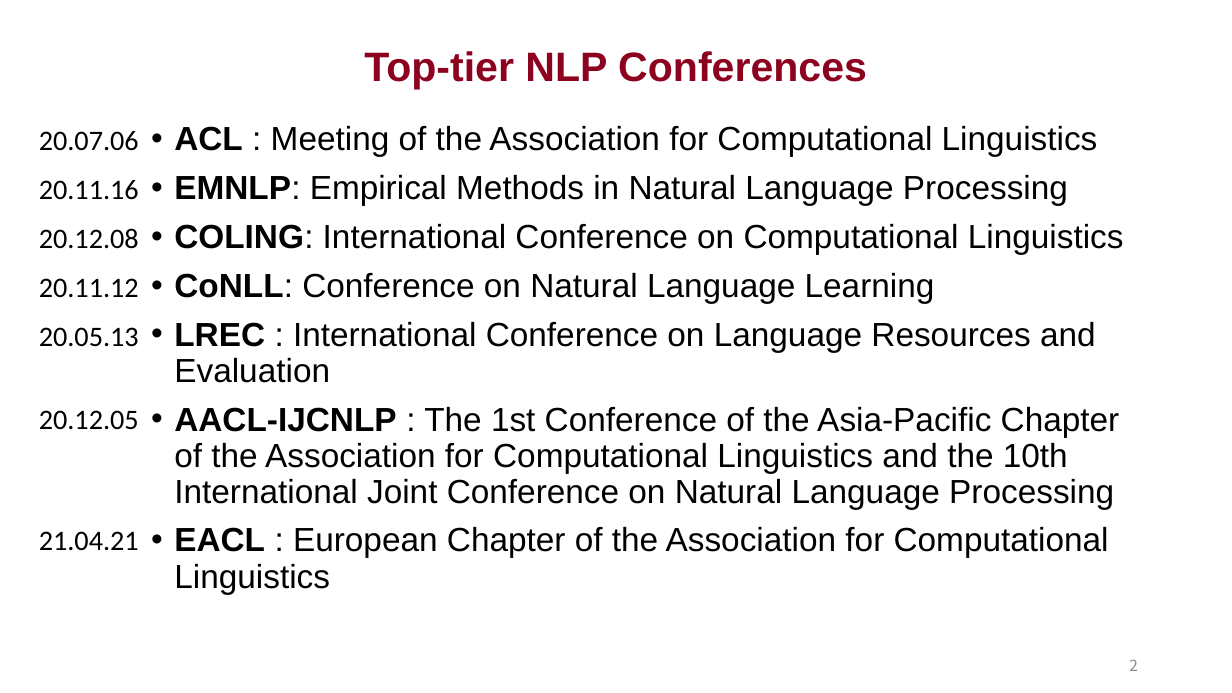
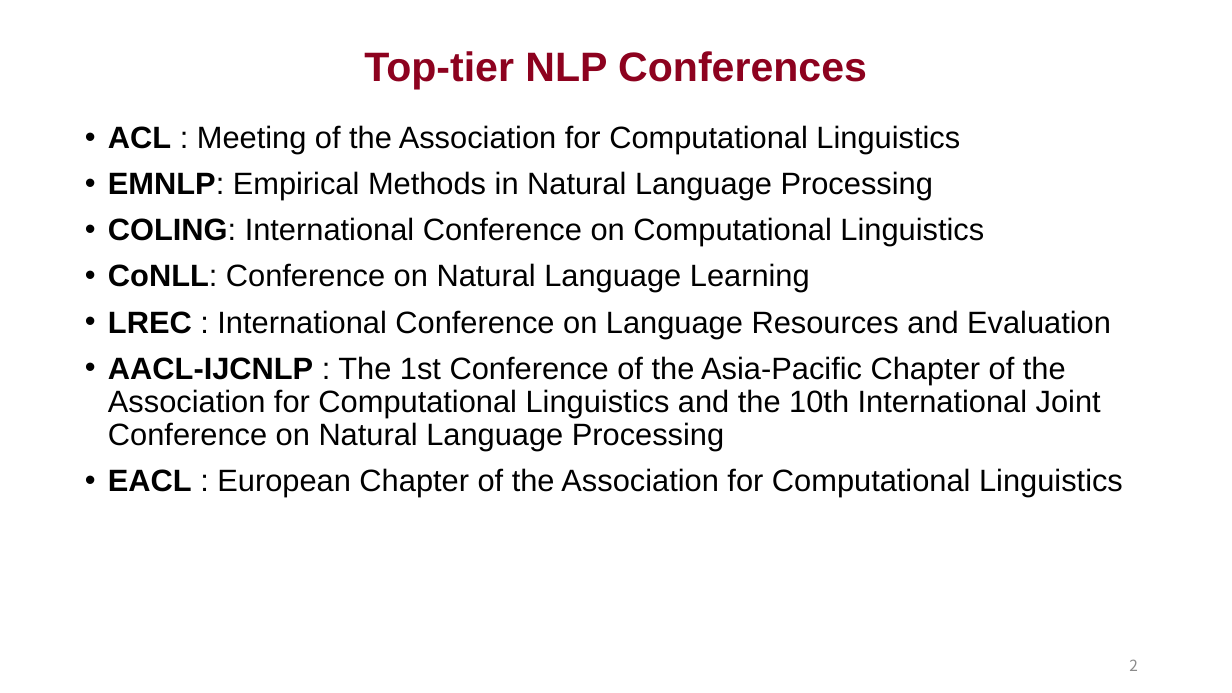
Before and after one commit to whitepurple/Simple-NGram, a slide deck: slide 2 of Title analysis of top-tier conference accepted papers.pptx. Drawn at 1232x693 pixels with LibreOffice and Linux fonts; fonts in the diff are those of the drawing. Boxes give left, top, right and bottom in pixels: in the first picture for what was removed or moved away, otherwise in the second. Text is boxed around its words. In the diff, an @@ line names an element or a change of style, - is before the commit and + after.

```diff
--- a/Title analysis of top-tier conference accepted papers.pptx
+++ b/Title analysis of top-tier conference accepted papers.pptx
@@ text "ACL : Meeting of the ...": place and size @@
-text "ACL : Meeting of the ..." at [174,125,1124,594]
+text "ACL : Meeting of the ..." at [108,125,1123,497]
@@ text "ACL : Meeting of the ..." at [108,125,1123,497]: size 26 to 24 pt @@
@@ text removed at [39,131,139,151] @@
-20.07.06
@@ text removed at [39,180,139,200] @@
-20.11.16
@@ text removed at [39,228,139,249] @@
-20.12.08
@@ text removed at [39,278,139,298] @@
-20.11.12
@@ text removed at [39,327,139,347] @@
-20.05.13
@@ text removed at [39,410,139,430] @@
-20.12.05
@@ text removed at [39,531,139,551] @@
-21.04.21
```
Also in this commit, not shown: 12 other slides changed, 3 slides added, 2 slides removed, 1 other file.
